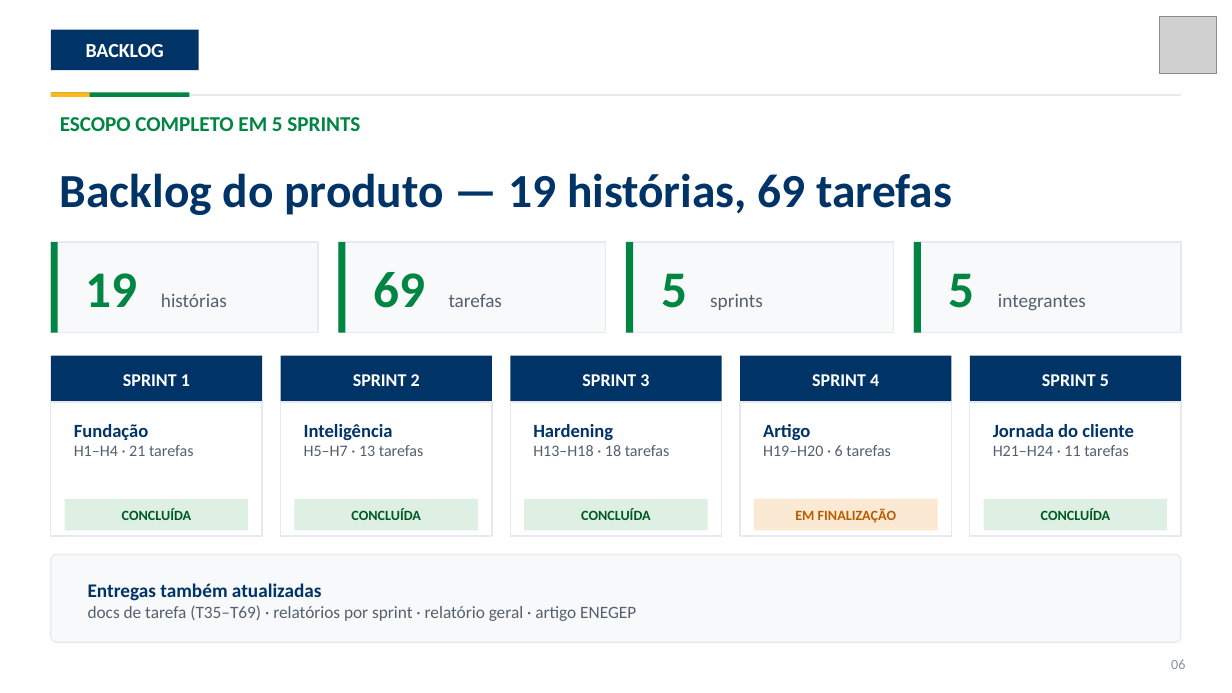
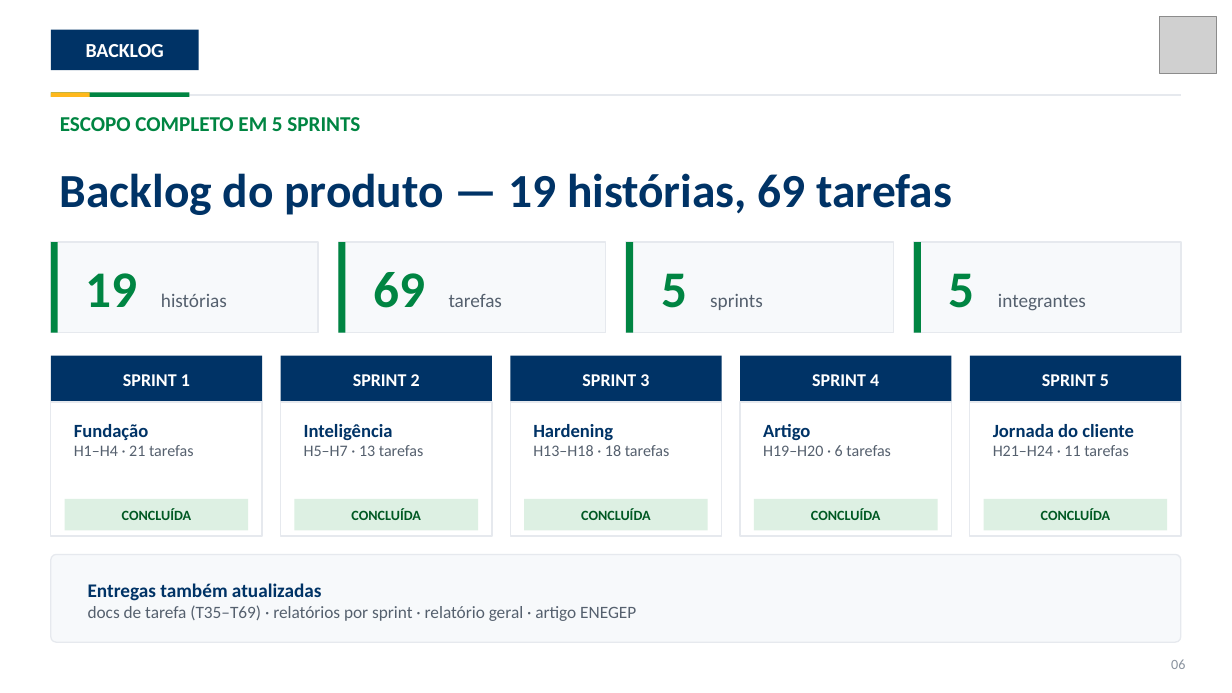
Before and after one commit to Theomurah/psp2-ia-universitarios, a slide deck: slide 6 of Entregas/Nao-Teams/Apresentacoes/PSP2_Apresentacao_Final.pptx. Drawn at 1232x693 pixels with LibreOffice and Linux fonts; fonts in the diff are those of the drawing; grey boxes stand for pictures. Boxes give left, top, right and bottom in pixels: in the first picture for what was removed or moved away, otherwise in the second. Text is boxed around its words. In the diff, an @@ line names an element or a change of style, - is before the commit and + after.

```diff
--- a/Entregas/Nao-Teams/Apresentacoes/PSP2_Apresentacao_Final.pptx
+++ b/Entregas/Nao-Teams/Apresentacoes/PSP2_Apresentacao_Final.pptx
@@ rectangle at (x1=754, y1=499, x2=938, y2=531): fill #FBE9D3 to #DDF0E3 @@
@@ text at (x1=811, y1=508, x2=881, y2=520): text changed; text colour #B85C00 to #005923 @@
-EM FINALIZAÇÃO
+CONCLUÍDA
```
Also in this commit, not shown: 11 other slides changed, 1 slide removed.
